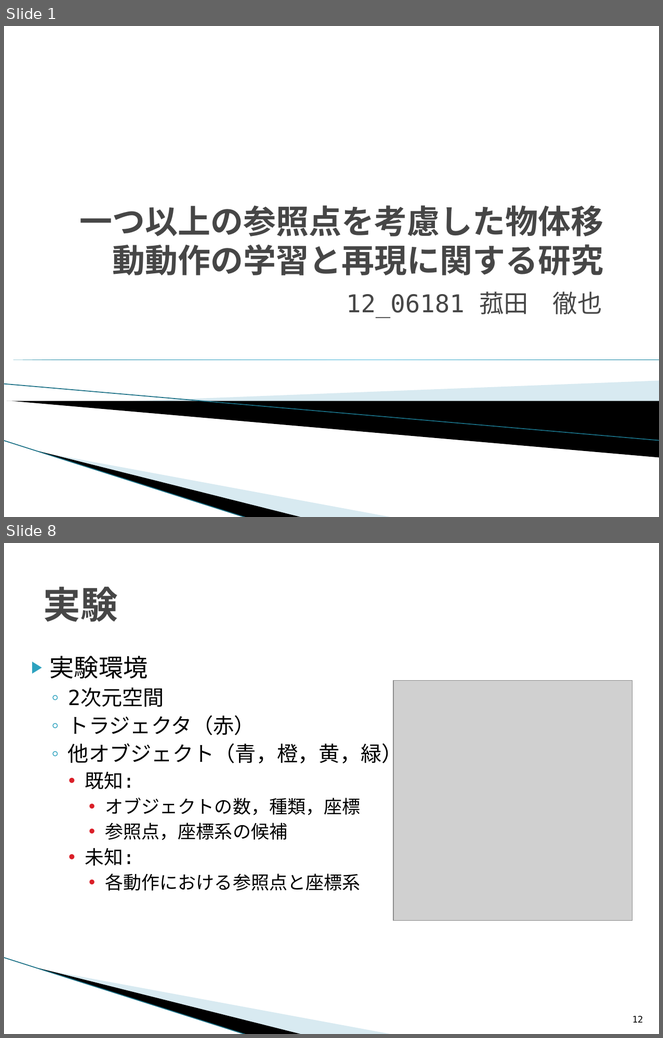
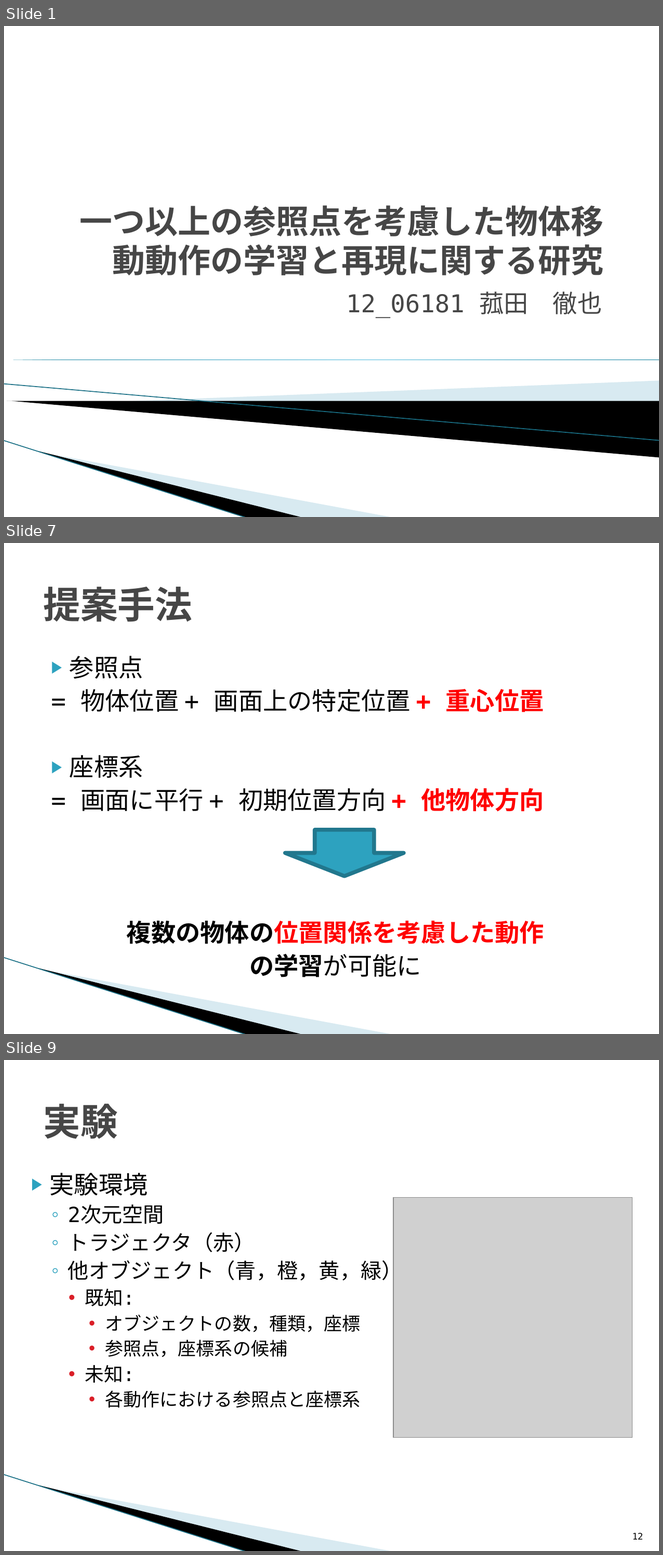
Before and after one commit to TetsuyaKomota/GitforEclipseTest, a slide deck: IntentionLearning/memo/presentation/卒論発表会スライド.pptx. Shown one above the other, each under a label of ours: slides 1 and 8 before the commit, slides 1, 7 and 9 after it; the slides between them are not shown. The pictures are 663x1038 and 663x1555 pixels, drawn with LibreOffice and Linux fonts; fonts in the diff are those of the drawing; grey boxes stand for pictures; background and template pictures are left out. Boxes give left, top, right and bottom in pixels: in the first picture for what was removed or moved away, otherwise in the second. Text is boxed around its words. In the diff, an @@ line names an element or a change of style, - is before the commit and + after.

```diff
--- a/IntentionLearning/memo/presentation/卒論発表会スライド.pptx
+++ b/IntentionLearning/memo/presentation/卒論発表会スライド.pptx
@@ slide 7 added at [4,543,659,1034], background #FFFFFF; not listed: 3 template elements that a slide beside it also shows @@
@@ title added at [43,587,192,622], 41 pt, text #464646, bold @@
+提案手法
@@ text added at [70,656,544,978], 27 pt, text #000000 @@
+▶ 参照点
+= 物体位置 + 画面上の特定位置 + 重心位置
+▶ 座標系
+= 画面に平行 + 初期位置方向 + 他物体方向
+複数の物体の位置関係を考慮した動作
+の学習が可能に
@@ down arrow added at [285,830,404,876], fill #2DA2BF, outline #21788D 4.33 pt @@
@@ what was slide 8 is now slide 9 @@
```
Also in this commit, not shown: 1 slide changed, 9 other slides added, 2 other files.
